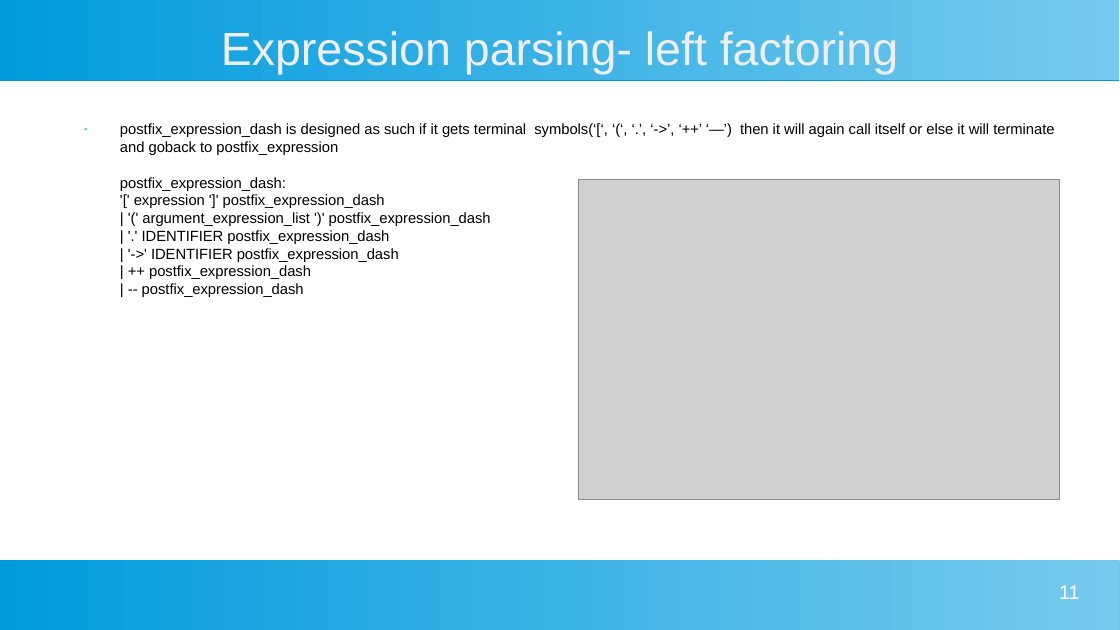
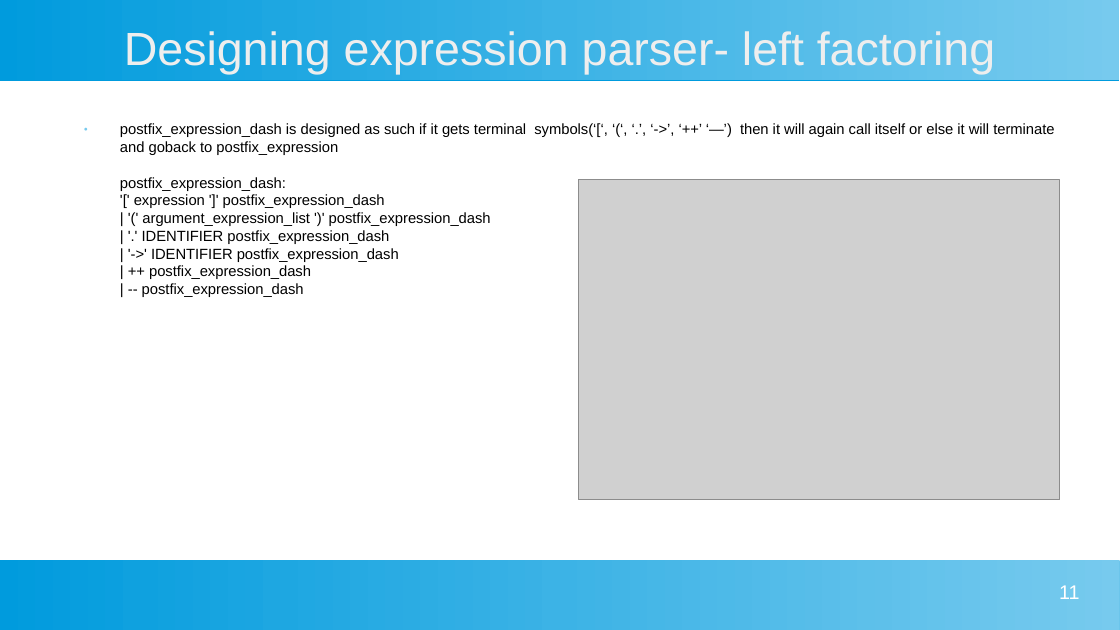
Before and after one commit to daipayan-bhowal/ProtoCParser, a slide deck: slide 11 of Manual/C Parser.pptx. Drawn at 1120x630 pixels with LibreOffice and Linux fonts; fonts in the diff are those of the drawing; grey boxes stand for pictures. Boxes give left, top, right and bottom in pixels: in the first picture for what was removed or moved away, otherwise in the second. Text is boxed around its words. In the diff, an @@ line names an element or a change of style, - is before the commit and + after.

Commit message:
Manual PPT file C-Parser.ppt updated

```diff
--- a/Manual/C Parser.pptx
+++ b/Manual/C Parser.pptx
@@ title at [124, 31, 995, 74]: text changed @@
-Expression parsing- left factoring
+Designing expression parser- left factoring
```
Also in this commit, not shown: 16 other slides changed, 3 slides added, 5 other files.
